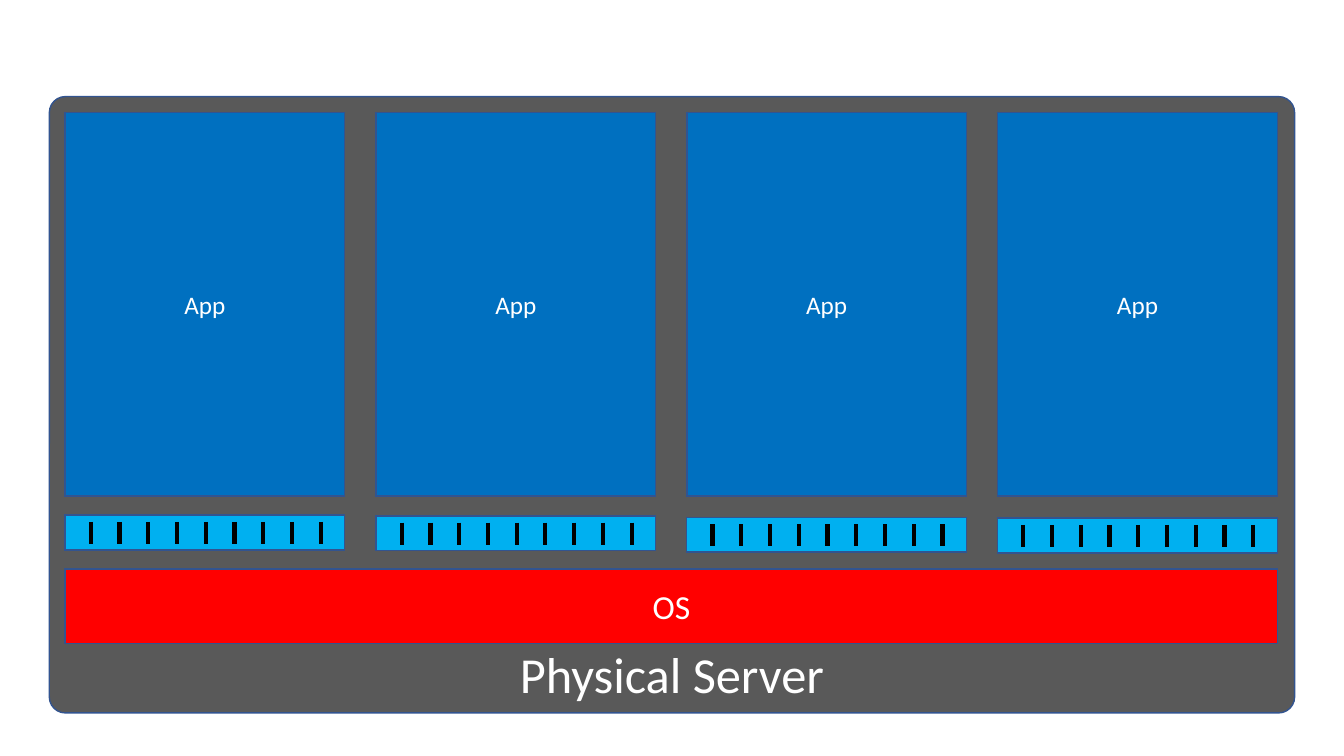
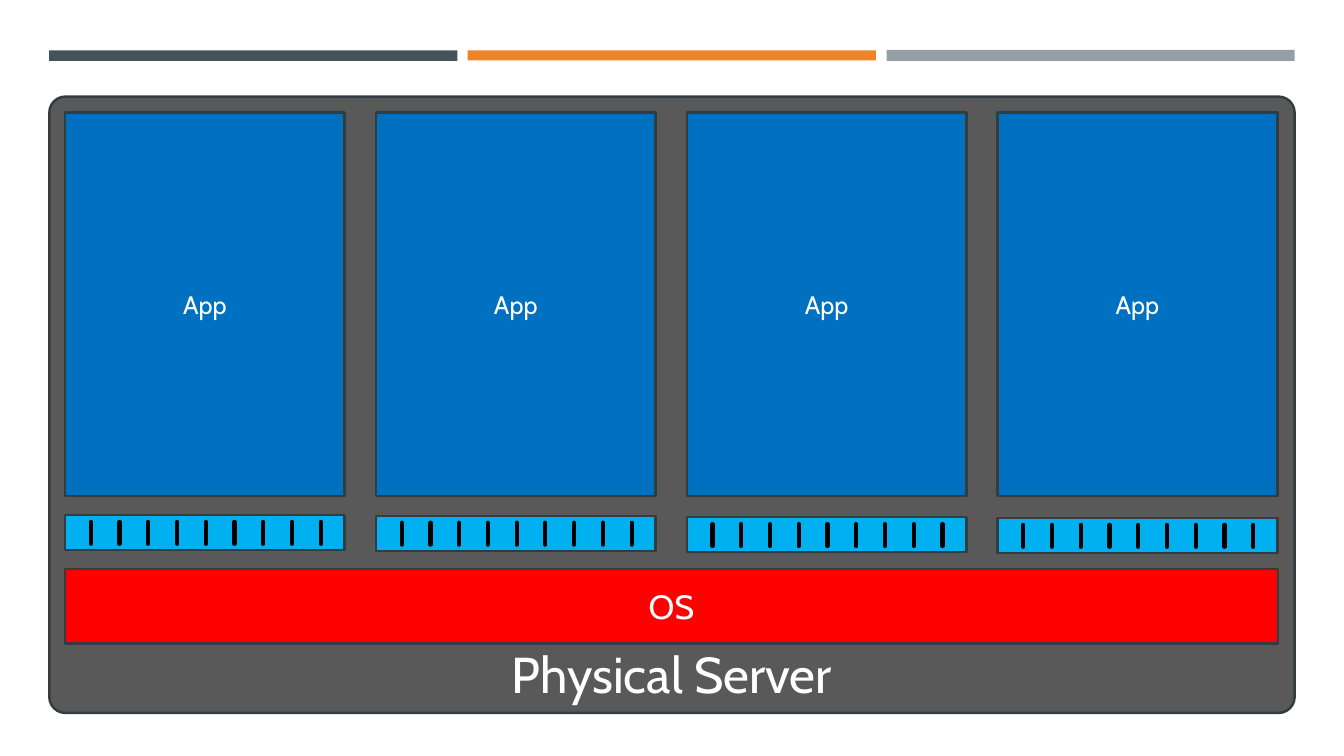
Before and after one commit to EnterpriseProductsLP/introduction-to-docker, a slide deck: slide 18 of presentation/presentation.pptx. Drawn at 1344x756 pixels with LibreOffice and Linux fonts; fonts in the diff are those of the drawing. Boxes give left, top, right and bottom in pixels: in the first picture for what was removed or moved away, otherwise in the second. Text is boxed around its words. In the diff, an @@ line names an element or a change of style, - is before the commit and + after.

```diff
--- a/presentation/presentation.pptx
+++ b/presentation/presentation.pptx
@@ rectangle added at <box>49,50,458,60</box>, fill #465359 @@
@@ rectangle added at <box>468,50,876,60</box>, fill #ED8428 @@
@@ rectangle added at <box>886,50,1295,62</box>, fill #969FA7 @@
@@ font Calibri to Cabin; outline #325491 1 pt to #343D42 1.75 pt in 6 elements at <box>49,97,1295,713</box>, <box>66,570,1278,644</box>, <box>66,112,345,496</box>, <box>376,112,655,496</box>, <box>687,112,966,496</box>, <box>998,112,1277,496</box> @@
@@ outline #325491 1 pt to #343D42 1.75 pt in 4 elements at <box>66,515,345,551</box>, <box>376,516,655,552</box>, <box>687,517,966,553</box>, <box>998,518,1277,554</box> @@
```
Also in this commit, not shown: 11 other slides changed, 2 slides added.
